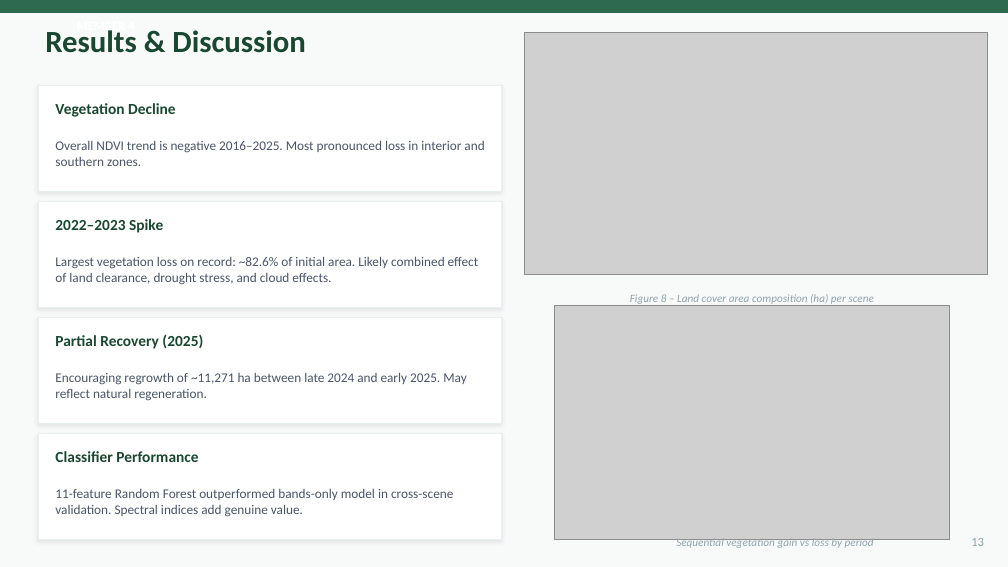
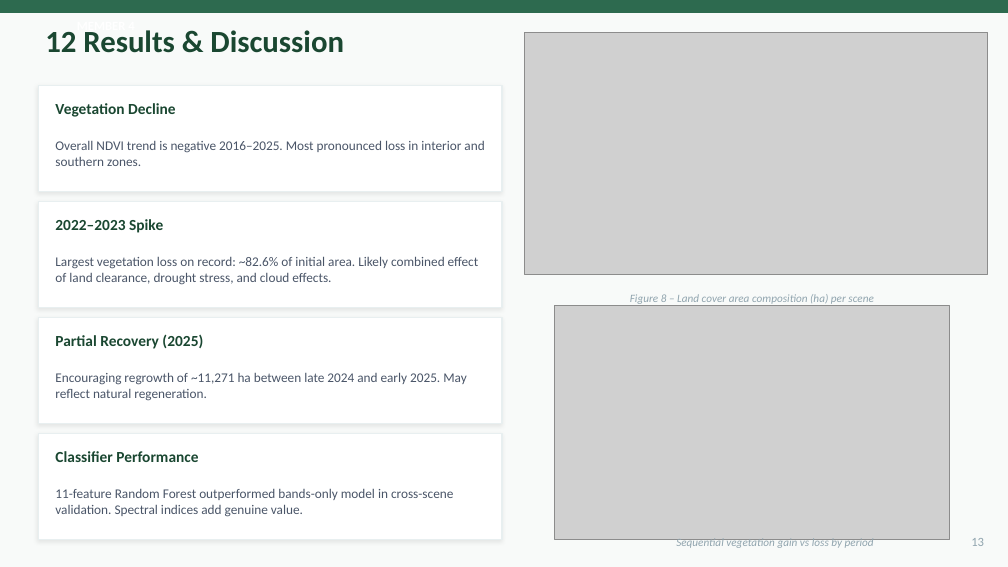
Before and after one commit to heyisula/terraShiftSriLanka, a slide deck: slide 13 of docs/Kalpitiya_Deforestation_Presentation.pptx. Drawn at 1008x567 pixels with LibreOffice and Linux fonts; fonts in the diff are those of the drawing; grey boxes stand for pictures. Boxes give left, top, right and bottom in pixels: in the first picture for what was removed or moved away, otherwise in the second. Text is boxed around its words. In the diff, an @@ line names an element or a change of style, - is before the commit and + after.

```diff
--- a/docs/Kalpitiya_Deforestation_Presentation.pptx
+++ b/docs/Kalpitiya_Deforestation_Presentation.pptx
@@ text at (45,30,344,53): text changed @@
-Results & Discussion
+12 Results & Discussion
```
Also in this commit, not shown: 14 other slides changed.
